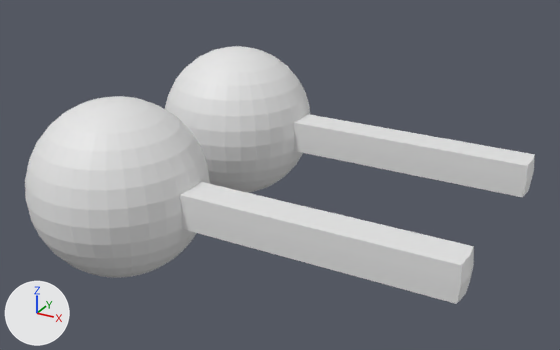
What one commit did to the glTF model models/pendientes1.glb.
Rendered twice from a camera (50 mm lens) standing at (5.34, -8.51, 3.58) and looking at (1.38, -1.31, -0.02). The axes (+X, +Y, +Z) are drawn at lower left. The lights are the same throughout.

The first picture shows 'Esfera', 'Esfera.001'.
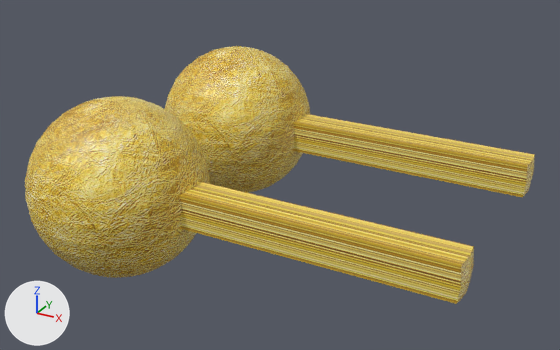
What the commit changed:
Picture 'oro' (img_oro) is new.
Material 'Material.001' (mat_material_001) is new.
Its texture is img_oro.
me_esfera has 498 vertices, 992 faces and spans x -1.0..3.94, y -1.0..1.0, z -1.0..1.0.
me_esfera now uses material mat_material_001 (picture img_oro).
me_esfera_001 has 498 vertices, 992 faces and spans x -1.0..3.94, y -1.0..1.0, z -1.0..1.0.
me_esfera_001 now uses material mat_material_001 (picture img_oro).

Pixel boxes [x1, y1, x2, y2] of what changed, in the pictures (560 x 350 px):
'Esfera', recoloured (white to yellow)
    both: [25, 96, 474, 304]
'Esfera.001', recoloured (white to yellow)
    both: [165, 46, 535, 197]
